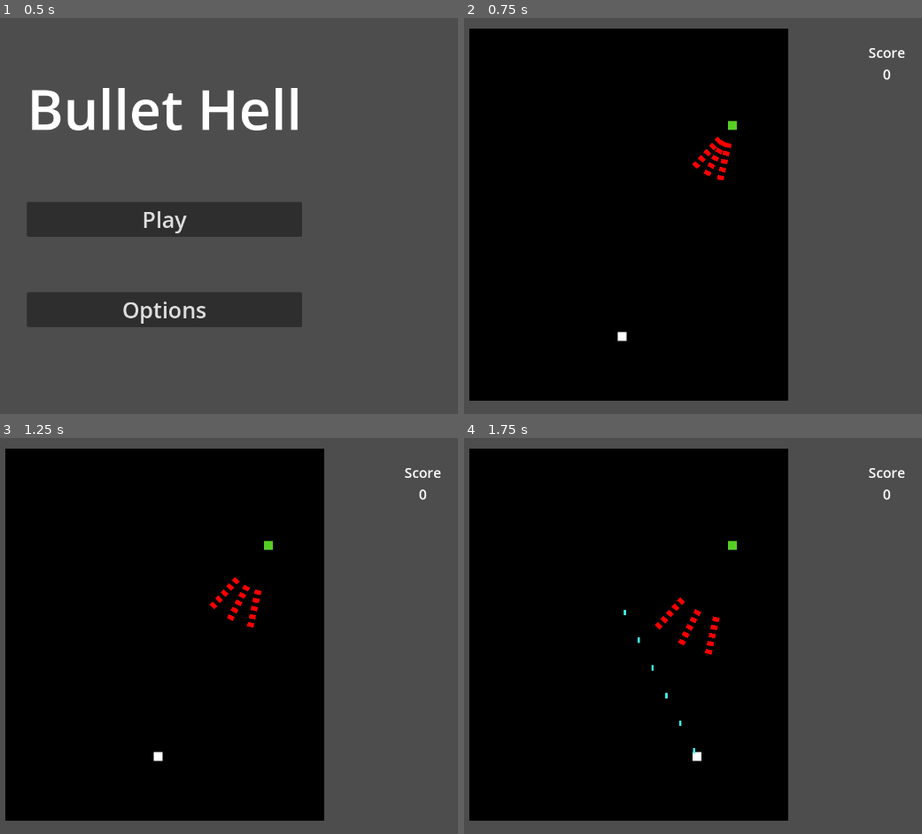
Above: before the commit, frames 1-4 (two rows, left to right).
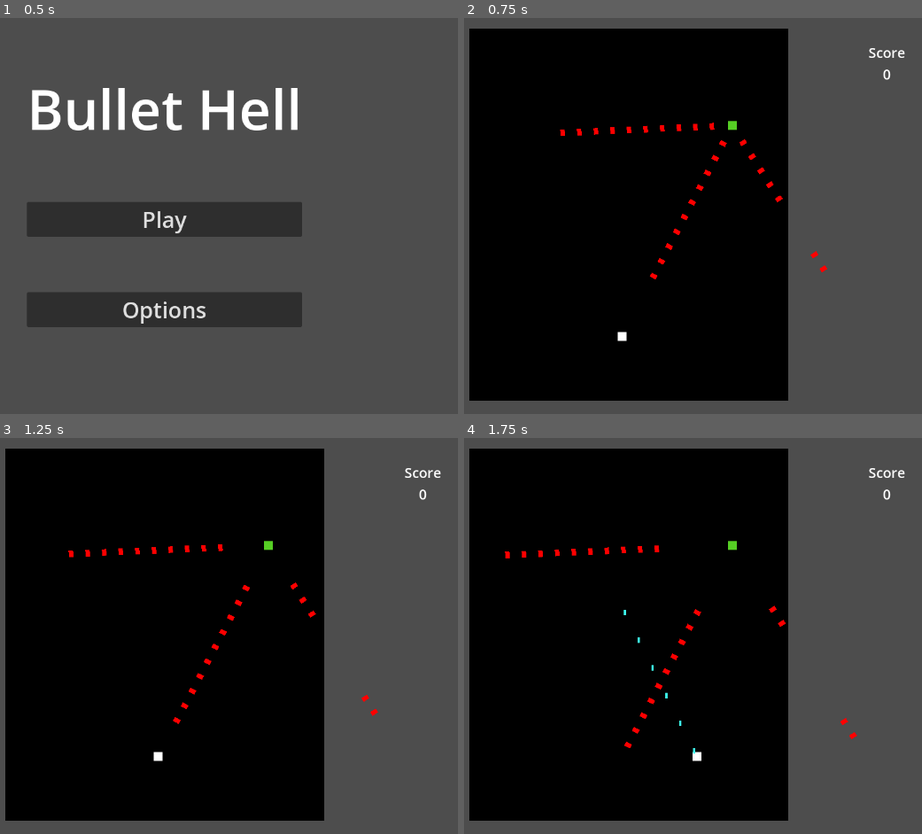
Above: after the commit, the same moments.

Repository: lukeledvina/Bullet-Hell-Godot
Game: Godot game, scene res://Scenes/main_menu.tscn
Two runs of this game, one before a commit and one after it. Both use one fixed random seed, a clock stepped at 60 frames per second and the inputs below.
Inputs:
- Up to frame 1 (0.5 s): no input
- Up to frame 2 (0.75 s): click "Play" at 0.5 s
- Up to frame 3 (1.25 s): no input
- Up to frame 4 (1.75 s): hold D (right) from 1.28 s (still down); hold Space (shoot) from 1.28 s (still down)

Frame 1 is identical in both runs. In frame 2, 0.7% of the frame differs, in the area x 20-80%, y 26-66%; in frame 3, 0.6%; in frame 4, 0.6%.

Commit message:
Refactored player death system

Diff:
--- a/Scenes/level.tscn
+++ b/Scenes/level.tscn
@@ -83,10 +83,3 @@
 layout_mode = 2
 size_flags_horizontal = 4
 text = "0"
-
-[node name="Timers" type="Node" parent="."]
-
-[node name="PlayerDeathTimer" type="Timer" parent="Timers"]
-one_shot = true
-
-[connection signal="timeout" from="Timers/PlayerDeathTimer" to="." method="_on_player_death_timer_timeout"]
--- a/Scenes/player.tscn
+++ b/Scenes/player.tscn
@@ -1,10 +1,18 @@
-[gd_scene load_steps=4 format=3 uid="uid://cyu1ngdgeis8b"]
+[gd_scene load_steps=6 format=3 uid="uid://cyu1ngdgeis8b"]
 
 [ext_resource type="Script" path="res://Scripts/Player.gd" id="1_c73yg"]
 [ext_resource type="Texture2D" uid="uid://b7dbljpgiixi7" path="res://Assets/white_square.png" id="2_pf8yi"]
 
 [sub_resource type="RectangleShape2D" id="RectangleShape2D_gume6"]
 size = Vector2(16, 16)
+
+[sub_resource type="Animation" id="Animation_y013t"]
+resource_name = "death"
+
+[sub_resource type="AnimationLibrary" id="AnimationLibrary_okiyw"]
+_data = {
+"death": SubResource("Animation_y013t")
+}
 
 [node name="Player" type="CharacterBody2D"]
 collision_mask = 30
@@ -20,4 +28,12 @@
 wait_time = 0.05
 one_shot = true
 
+[node name="PlayerDeathTimer" type="Timer" parent="."]
+
+[node name="AnimationPlayer" type="AnimationPlayer" parent="."]
+libraries = {
+"": SubResource("AnimationLibrary_okiyw")
+}
+
 [connection signal="timeout" from="ProjectileCooldown" to="." method="_on_projectile_cooldown_timeout"]
+[connection signal="timeout" from="PlayerDeathTimer" to="." method="_on_player_death_timer_timeout"]
--- a/Scripts/Globals.gd
+++ b/Scripts/Globals.gd
@@ -1,6 +1,5 @@
 extends Node
 
-var player_health: int = 1
 var player_lives: int = 3:
 	set(value):
 		player_lives = value
--- a/Scripts/Player.gd
+++ b/Scripts/Player.gd
@@ -1,11 +1,21 @@
 extends CharacterBody2D
+
+signal shot(player_pos)
 
 var direction: Vector2
 var speed: int = 300
 
 var can_shoot: bool = true
+var player_death_position: Vector2
+var can_be_damaged: bool = true
 
-signal shot(player_pos)
+@onready var spawn_pos: Vector2 = global_position
+
+
+@onready var player_death_timer: Timer = $PlayerDeathTimer
+@onready var animation_player: AnimationPlayer = $AnimationPlayer
+@onready var collision_shape: CollisionShape2D = $CollisionShape2D
+
 
 func _process(_delta):
 	if Input.is_action_pressed("shoot") and can_shoot:
@@ -20,5 +30,24 @@
 	move_and_slide()
 
 
+func death():
+	if can_be_damaged:
+		Globals.player_lives -= 1
+		print(Globals.player_lives)
+		# an animation where the player becomes invincible and flashes / goes invisible for 1 sec
+		animation_player.play("death")
+		collision_shape.call_deferred("set_disabled", true)
+
+		player_death_timer.start()
+		can_be_damaged = false
+
+
+
 func _on_projectile_cooldown_timeout():
 	can_shoot = true
+
+
+func _on_player_death_timer_timeout():
+	collision_shape.call_deferred("set_disabled", false)
+	global_position = spawn_pos
+	can_be_damaged = true
--- a/Scripts/enemy.gd
+++ b/Scripts/enemy.gd
@@ -3,15 +3,16 @@
 
 signal enemy_shooting(enemy_pos)
 signal enemy_killed(score_value)
+signal enemy_projectile_created(projectile)
+
 var score_value: int = 100
 var direction: Vector2
 
-
 var spawn_point_count: int = 3
 var projectile_speed: int = 100
-var arc_degrees: int = 30
-var spacing: int = 15
-var rows: int = 5
+var arc_degrees: int = 120
+var spacing: int = 30
+var rows: int = 10
 var radius: int = 20
 var projectile_scene = preload("res://Scenes/enemy_projectile.tscn")
 @onready var rotater = $Rotater
@@ -50,8 +51,8 @@
 
 func attack():
 	# make rotater's initial rotation in the direction of the player
-	var direction = ($"../../Player".global_position - global_position).normalized()
-	rotater.rotation_degrees = rad_to_deg(direction.angle())# - arc_degrees/2
+	direction = ($"../../Player".global_position - global_position).normalized()
+	rotater.rotation_degrees = rad_to_deg(direction.angle())
 
 
 	for point in rotater.get_children():
@@ -62,3 +63,4 @@
 		current_scene.add_child.call_deferred(projectile)
 		projectile.position = point.global_position
 		projectile.rotation = point.global_rotation
+		call_deferred("emit_signal", "enemy_projectile_created", projectile)
--- a/Scripts/enemy_projectile.gd
+++ b/Scripts/enemy_projectile.gd
@@ -4,7 +4,6 @@
 
 var speed: int = 100
 var player_layer: int = 1
-var boundary_layer: int = 16
 
 
 
@@ -13,8 +12,6 @@
 
 func _on_body_entered(body):
 	if body.collision_layer == player_layer:
-		Globals.player_health -= 1
-		if Globals.player_health <= 0:
-			emit_signal("player_killed")
+		emit_signal("player_killed")
 
 	queue_free()
--- a/Scripts/level.gd
+++ b/Scripts/level.gd
@@ -1,22 +1,20 @@
 extends Node2D
 
 var player_scene: PackedScene = preload("res://Scenes/player.tscn")
+@onready var player: CharacterBody2D = $Player
 var player_death_position: Vector2
 
 var projectile_scene: PackedScene = preload("res://Scenes/player_projectile.tscn")
 @onready var player_projectile_container: Node = $PlayerProjectiles
 @onready var score_number_label: Label = $UserInterface/MarginContainer/VBoxContainer/ScoreNumber
 
-var enemy_projectile_scene: PackedScene = preload("res://Scenes/enemy_projectile.tscn")
-@onready var enemy_projectile_container: Node = $EnemyProjectiles
-
-@onready var player_death_timer: Timer = $Timers/PlayerDeathTimer
 
 func _ready():
 	$Player.connect("shot", _on_player_shooting)
 
 	for enemy in $Enemies.get_children():
 		enemy.connect("enemy_killed", _on_enemy_killed)
+		enemy.connect("enemy_projectile_created", _on_enemy_projectile_created)
 
 
 func _on_player_shooting(player_pos):
@@ -28,14 +26,8 @@
 	Globals.score += score_value
 	score_number_label.text = str(Globals.score)
 
+func _on_enemy_projectile_created(projectile):
+	projectile.connect("player_killed", _on_player_killed)
 
 func _on_player_killed():
-	player_death_position = $Player.global_position
-	$Player.queue_free()
-	Globals.player_lives -= 1
-	player_death_timer.start()
-
-func _on_player_death_timer_timeout():
-	var player = player_scene.instantiate()
-	player.global_position = player_death_position
-	add_child(player)
+	player.death()
